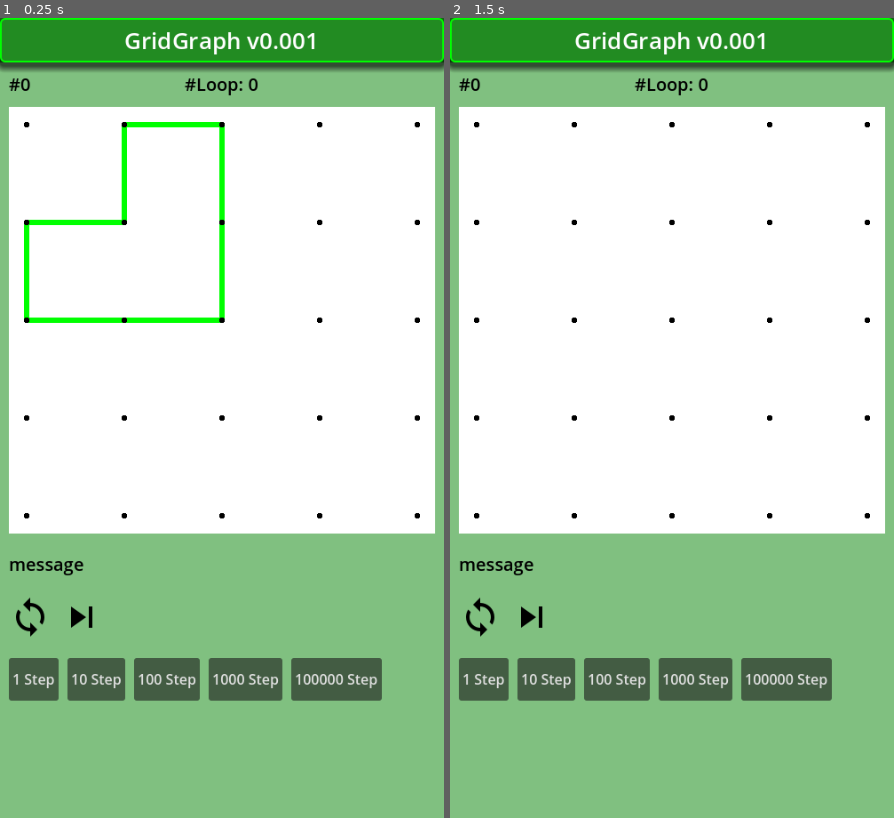
Above: before the commit, frames 1-2 (left to right).
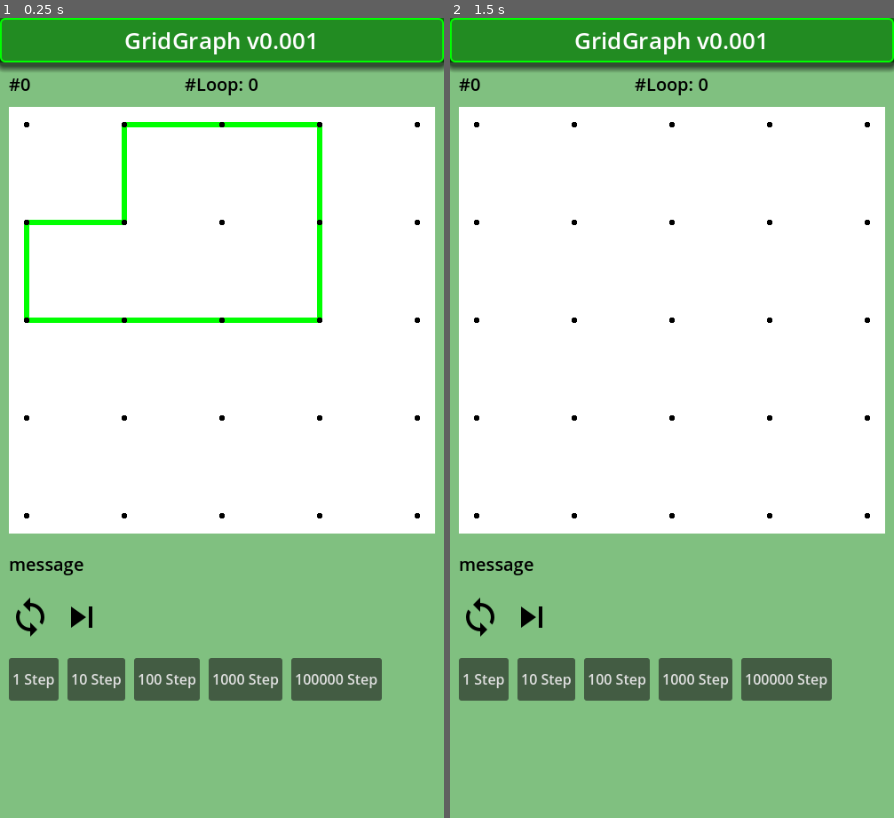
Above: after the commit, the same moments.

Repository: vivisuke/GridGraph
Game: Godot game, scene res://main.tscn
The game is run twice, just before and just after one commit, with the same random seed, the same clock (stepped at 60 frames per second) and the same inputs.
Inputs (mouse positions are in pixels of both pictures, inside the frame that each line leads up to):
- Up to frame 1 (0.25 s): no input
- Up to frame 2 (1.5 s): click (481, 618) at 0.5 s; click (481, 618) at 1.25 s

The runs differ from the first frame. In frame 1, 0.9% of the frame differs, in the area x 49-73%, y 13-39%; in frame 2, nothing differs.

Commit message:
0051 ◎ C 03/26 03/26 0.001│問題│左上頂点次数：２の場合に can_move_edge_up() が不正な値を返す

Diff:
--- a/GridGraph/scripts/Board.gd
+++ b/GridGraph/scripts/Board.gd
@@ -413,6 +413,26 @@
 		unmake_v_link(ix)
 	else:
 		make_v_link(ix)
+func can_move_edge_up(ix) -> bool:	# 水平エッジを上に移動可能？
+	if h_link[ix] != LINKED: return false
+	if v_link[ix-ARY_WIDTH] == UNLINKED_DTM || v_link[ix-ARY_WIDTH+1] == UNLINKED_DTM:
+		return false
+	if h_link[ix-ARY_WIDTH] != EMPTY: return false
+	if v_link[ix-ARY_WIDTH] == EMPTY && degree[ix-ARY_WIDTH] == 2:
+		return false
+	if v_link[ix-ARY_WIDTH+1] == EMPTY && degree[ix-ARY_WIDTH+1] == 2:
+		return false
+	return true
+func can_move_edge_down(ix) -> bool:	# 水平エッジを下に移動可能？
+	if h_link[ix] != LINKED: return false
+	if v_link[ix+ARY_WIDTH] == UNLINKED_DTM || v_link[ix+ARY_WIDTH+1] == UNLINKED_DTM:
+		return false
+	if h_link[ix+ARY_WIDTH] != EMPTY: return false
+	if v_link[ix] == EMPTY && degree[ix+ARY_WIDTH] == 2:
+		return false
+	if v_link[ix+1] == EMPTY && degree[ix+ARY_WIDTH+1] == 2:
+		return false
+	return true
 func move_edge_up(ix):	# 水平エッジを上に移動
 	unmake_h_link(ix)
 	rev_v_link(ix-ARY_WIDTH)
--- a/GridGraph/scripts/main.gd
+++ b/GridGraph/scripts/main.gd
@@ -27,10 +27,24 @@
 		bd.move_edge_right(xyToIX(1,1))
 		bd.move_edge_right(xyToIX(2,1))
 		bd.move_edge_down(xyToIX(0,0))
+		#bd.print_board()
+		#bd.print_degree()
 		bd.move_edge_up(xyToIX(1,1))
-		bd.move_edge_left(xyToIX(3,1))
+		#bd.move_edge_left(xyToIX(3,1))
+		bd.print_board()
 		bd.print_count()
 		bd.print_degree()
+		assert( !bd.can_move_edge_up(xyToIX(1, 0)) )
+		assert( bd.can_move_edge_up(xyToIX(2, 1)) )
+		bd.move_edge_up(xyToIX(2, 1))
+		bd.print_board()
+		bd.print_count()
+		bd.print_degree()
+		assert( bd.can_move_edge_up(xyToIX(0, 1)) )
+		assert( !bd.can_move_edge_up(xyToIX(1, 2)) )
+		assert( bd.can_move_edge_down(xyToIX(1, 0)) )
+		assert( !bd.can_move_edge_down(xyToIX(0, 1)) )
+		assert( bd.can_move_edge_down(xyToIX(0, 2)) )
 	if false:
 		set_board_size(4)
 	if false:
Not shown, changed: GridGraph.spr
